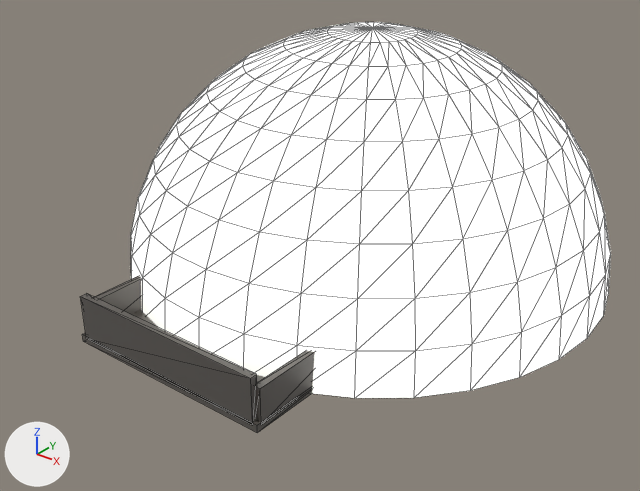
An edit to the glTF model assets/maps/reactor_site/glb/torus_cloud_3.glb, drawn before and after from the same camera.
The view is the same before and after, from a 50 mm camera at (101.5, -143.3, 88.8) aimed at (-2.7, -13.1, 8.1). Arrows for +X, +Y and +Z are at lower left; the lights stay in place. The picture after the commit comes second. Mesh edges are drawn as thin lines. Where no turn or scale is listed for an object, it has been applied to the vertices. Vertices at exactly the same position are counted once.

In view in the first picture: 'piece_reactor_flash_flash_nocol', 'piece_reactor_ruin_scorched'.
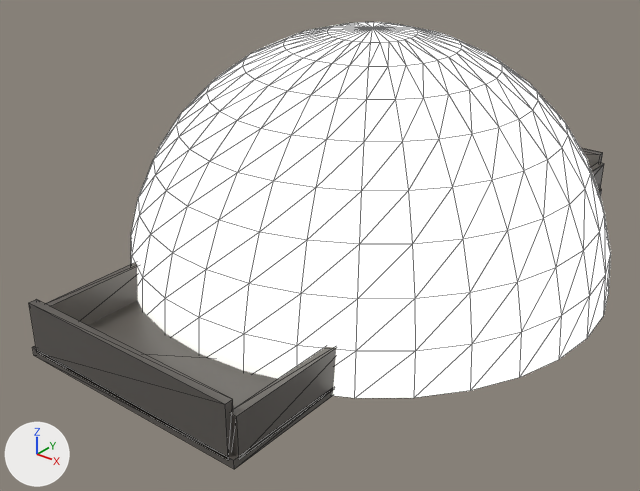
Location of each change, [x1, y1, x2, y2] in pixels of the pictures (640 x 491 px):
'piece_reactor_ruin_scorched', reshaped: before [81, 275, 315, 433]; after [29, 148, 604, 469]
part 1 of me_piece_reactor_ruin_scorched_mesh, added: after [32, 301, 333, 469]
part 2 of me_piece_reactor_ruin_scorched_mesh, added: after [45, 262, 138, 325]
part 3 of me_piece_reactor_ruin_scorched_mesh, added: after [231, 347, 336, 459]
part 4 of me_piece_reactor_ruin_scorched_mesh, added: after [29, 299, 233, 459]
part 5 of me_piece_reactor_ruin_scorched_mesh, added: after [590, 163, 604, 193]
part 6 of me_piece_reactor_ruin_scorched_mesh, added (mostly hidden): after [581, 148, 603, 167]
part 7 of me_piece_reactor_ruin_scorched_mesh, deleted: before [81, 275, 315, 433]

The change, as a diff of the scene's bpy script:
```diff
--- a/assets/maps/reactor_site/glb/torus_cloud_3.glb.py
+++ b/assets/maps/reactor_site/glb/torus_cloud_3.glb.py
@@ me_piece_reactor_ruin_scorched_mesh @@
 # used by ob_piece_reactor_ruin_scorched; location = (0.0, 0.0, 0.0)
-me_piece_reactor_ruin_scorched_mesh.from_pydata(...)  # 416 vertices, 688 faces; spans x -24.1..24.1, y -60.0..60.0, z 0.0..25.8
+me_piece_reactor_ruin_scorched_mesh.from_pydata(...)  # 224 vertices, 336 faces; spans x -25.2..25.2, y -68.7..68.7, z 0.0..29.6
+# me_piece_reactor_ruin_scorched_mesh part 1: a new loose piece, a box spanning x -25.2..25.2, y -68.7..-36.6, z 0.0..1.7, in mat_scorched
+# me_piece_reactor_ruin_scorched_mesh part 2: a new loose piece, a box spanning x -25.2..-23.6, y -67.5..-37.8, z 1.1..9.2, in mat_scorched
+# me_piece_reactor_ruin_scorched_mesh part 3: a new loose piece, a box spanning x 23.6..25.2, y -67.5..-37.8, z 1.1..9.2, in mat_scorched
+# me_piece_reactor_ruin_scorched_mesh part 4: a new loose piece, a box spanning x -24.0..24.0, y -68.7..-67.1, z 1.1..11.4, in mat_scorched
+# me_piece_reactor_ruin_scorched_mesh part 5: a new loose piece, a box spanning x 23.6..25.2, y 37.8..67.5, z 1.1..9.2, in mat_scorched
+# me_piece_reactor_ruin_scorched_mesh part 6: a new loose piece, a box spanning x -24.0..24.0, y 67.1..68.7, z 1.1..11.4, in mat_scorched
+# me_piece_reactor_ruin_scorched_mesh part 7: 17 loose pieces with 256 vertices, spanning x -24.1..24.1, y -60.0..60.0, z 0.0..25.5, are deleted
+# other edits to the shape of me_piece_reactor_ruin_scorched_mesh do not show in these pictures
 me_piece_reactor_ruin_scorched_mesh.materials.append(mat_scorched)
```
